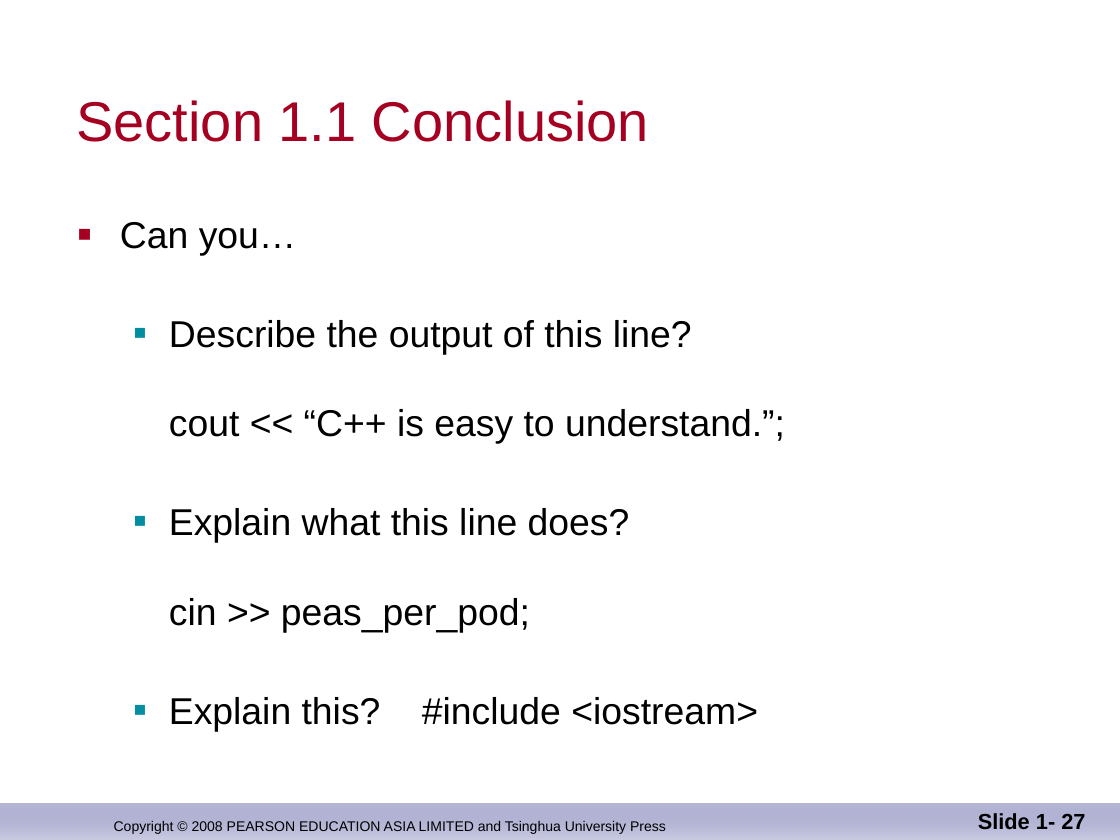
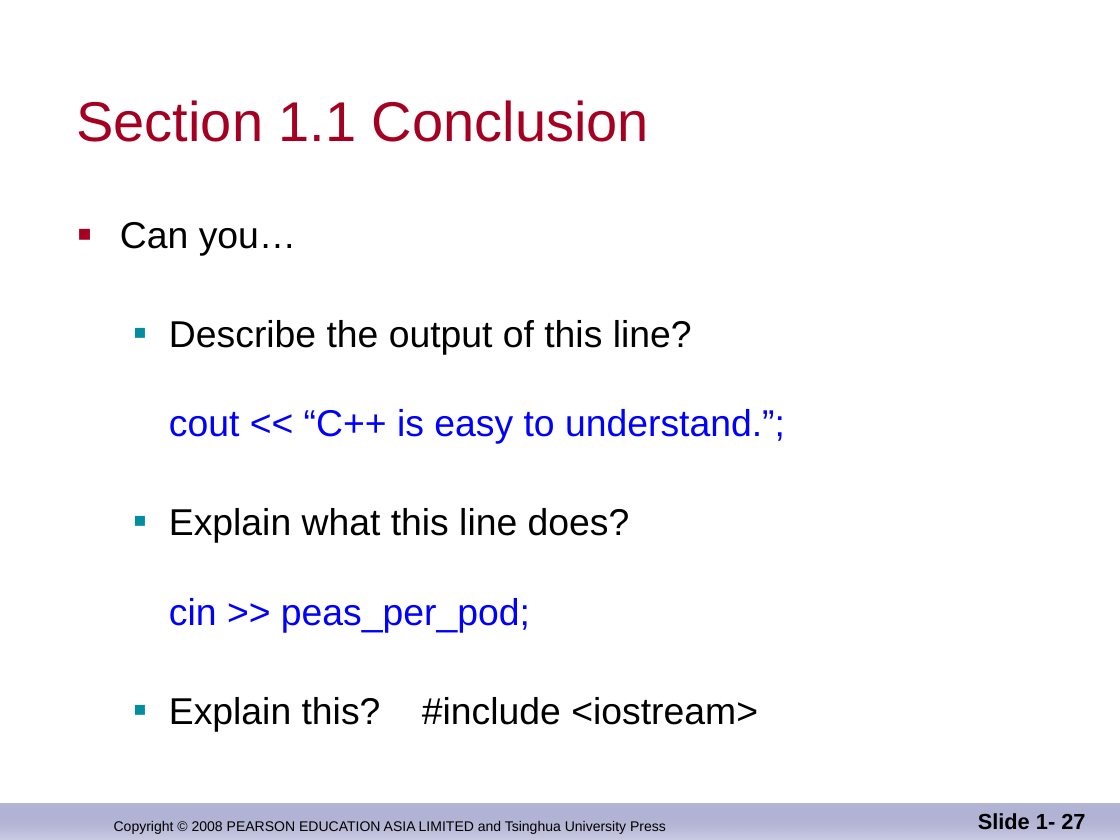
Before and after one commit to djuanbei/CPLUSPLUS, a slide deck: slide 27 of ppt/ch_01.ppt. Drawn at 1120x840 pixels with LibreOffice and Linux fonts; fonts in the diff are those of the drawing; background and template pictures are left out. Boxes give left, top, right and bottom in pixels: in the first picture for what was removed or moved away, otherwise in the second. Text is boxed around its words. In the diff, an @@ line names an element or a change of style, - is before the commit and + after.

Commit message:
I/O Section one

```diff
--- a/ppt/ch_01.ppt
+++ b/ppt/ch_01.ppt
@@ text at box(169, 320, 785, 633): text colour #000000 to #0000FF in "cout << “C++ is easy to understand.”;", "cin >> peas_per_pod;" @@
```
Also in this commit, not shown: 10 other slides changed, 1 other file.
